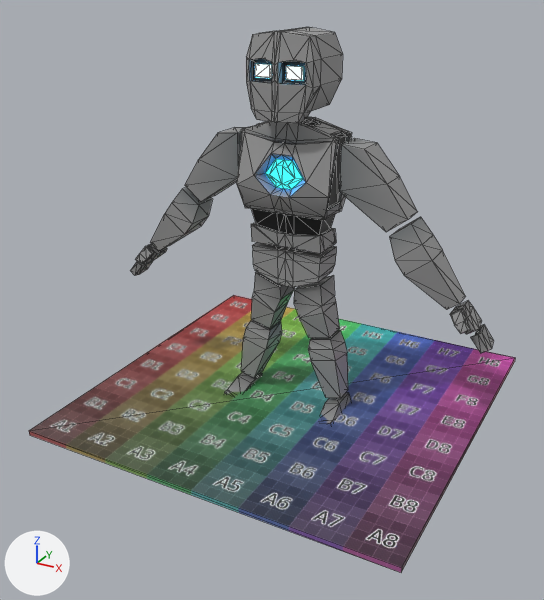
A saved change to the glTF model player/botman.glb.
Before and after are seen from a 50 mm lens placed at (1.66, -3.26, 1.39), pointed at (-0.04, -0.18, -0.16). The axes (+X, +Y, +Z) are drawn at lower left. The lights are the same throughout. Mesh edges are drawn as thin lines. Vertices at the same position are counted once.

Names of what the first picture shows: 'Cube.002', 'Plane-noimp'.
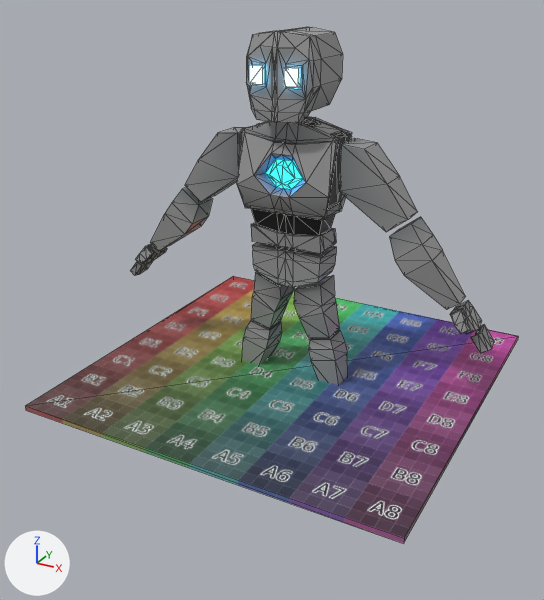
The newer file is also turned or shifted as a whole; pictures and numbers use the older file's frame.

Location of each change, [x1, y1, x2, y2] in pixels of the pictures (544 x 600 px; the box of a moved part takes in the faces that stretch with it):
'Plane-noimp', moved
    before: [29, 295, 515, 573]
    after: [25, 276, 518, 543]
'Cube.002', reshaped
    before: [131, 27, 494, 424]
    after: [131, 27, 494, 385]
'EyeL-2x2-fixed', added
    after: [284, 68, 299, 88]
'EyeR-2x2-fixed', added
    after: [249, 65, 263, 85]
part 1 of me_cube_002, deleted
    before: [255, 64, 272, 78]
part 2 of me_cube_002, deleted
    before: [286, 66, 303, 81]
part 3 of me_cube_002, moved or reshaped
    both: [246, 32, 313, 114]

The change in detail:
me_cube_002 is used by ob_cube_002; location (0.0, 0.0, -0.774).
me_cube_002 had 587 vertices, 1090 faces and spanned x -1.05..1.05, y -0.22..0.15, z -0.06..1.91.
me_cube_002 now has 577 vertices, 1078 faces and spans x -1.05..1.05, y -0.22..0.15, z -0.06..1.91.
me_cube_002 part 1: the loose piece of 8 vertices spanning x -0.12..-0.04, y -0.19..-0.16, z 1.71..1.77 is deleted.
me_cube_002 part 2: the loose piece of 8 vertices spanning x 0.04..0.12, y -0.19..-0.16, z 1.71..1.77 is deleted.
Part 3, on me_cube_002:
17 vertices are removed from x -0.14..0.14, y -0.22..-0.16, z 1.69..1.79.
53 faces are deleted.
3 vertices move from x -0.14..0.14, y -0.19..-0.17, z 1.78 to x -0.15..0.15, y -0.2..-0.19, z 1.78..1.8.
23 vertices are added at x -0.14..0.14, y -0.22..-0.19, z 1.62..1.85.
65 new faces join them, mat_body.
me_cube_002 no longer uses material mat_eyes.
Mesh me_cube_003 is new.
It has 4 vertices, 2 faces and spans x -0.1242..-0.0538, y -0.2274..-0.2269, z 1.6833..1.7653.
It uses material mat_eyes.
Mesh me_cube_001 is new.
It has 4 vertices, 2 faces and spans x 0.0538..0.1242, y -0.2274..-0.2269, z 1.6833..1.7653.
It uses material mat_eyes.
Object 'Plane-noimp' (ob_plane_noimp) moves from (0.0, 0.0, -0.774) to (0.0, 0.0, -0.627).
Object 'EyeR-2x2-fixed' (ob_eyer_2x2_fixed) is new; it shows me_cube_003.
Its location is (0.0, 0.0, -0.774).
Object 'EyeL-2x2-fixed' (ob_eyel_2x2_fixed) is new; it shows me_cube_001.
Its location is (0.0, 0.0, -0.774).
